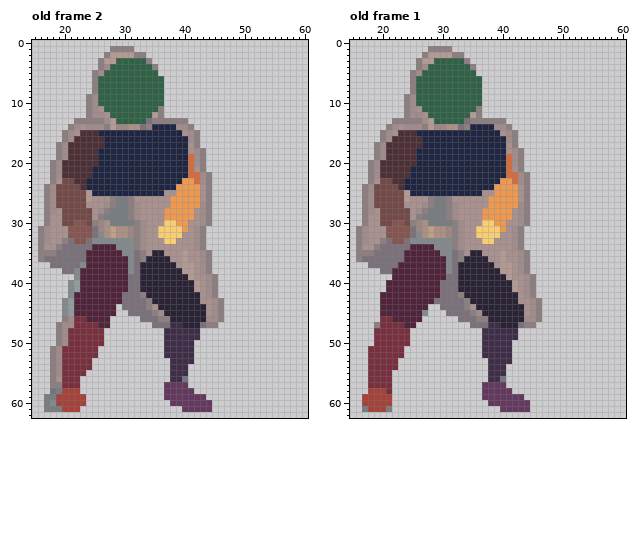
Pixel-art file, stored at Personal_Roberto/ASEPRITE/1. Liora/Liora_TakeItem.aseprite. The first picture shows the starting point.
64x64 pixels, 9 frames. Shown: old frame 2: x 15..60, y 0..62; old frame 1: x 15..60, y 0..62. The commit also changed other frames, which this record leaves out.
The result:
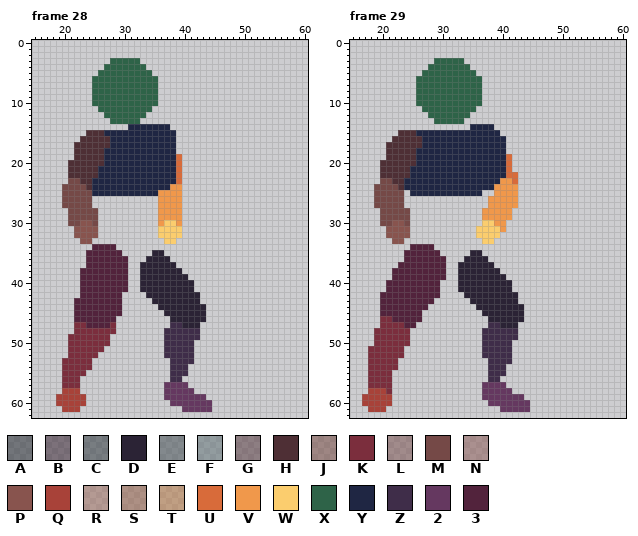
Palette (. is transparent): A #181e2580  B #2b162580  C #232d3380  D #2b2335  E #3a464a80  F #586b6f80  G #4e2f3580  H #4e2f35  J #6f403780  K #7b2e3d  L #75494780  M #754947  N #88544e80  P #88544e  Q #a84239  R #9b675780  S #8e543980  T #b4713780  U #d86b3a  V #f0984b  W #fbcd6e  X #2e6348  Y #1f2643  Z #3f2d49  2 #653860  3 #52233c
A new or re-ordered frame is compared with the old frame closest to it.
From old to new:
frames 9 -> 29
layer "Layer 1" now hidden
Changed rows in their new state; - is an unchanged pixel.
Frame 28 is new; against old frame 2:
first column x 16:
 1 ------------....---------------
 2 -----------.......-------------
 3 ----------..X----..------------
 4 ----------.X------..-----------
 5 ---------.X--------.-----------
 6 ---------X----------.----------
 7 ---------X----------.----------
 8 ---------X----------.----------
 9 --------.X----------.----------
10 --------.X----------.----------
11 --------..X--------..----------
12 --------...X------...----------
13 ------......X----........------
14 -----..........YYYY---....-----
15 ----....--H------------....----
16 ----...----H-----------....----
17 ---...-----H-----------....----
18 ---...----H------------.....---
19 ---...----H------------U....---
20 --...-----H------------U....---
21 --...----H-------------U....---
22 --...----H-------------U.....--
23 --...-M-H--------------U.....--
24 -...---MH-------------V-.....--
25 -...----M-----------VVV-.....--
26 -...----M...........VV--.....--
27 -...----M...........VV--.....--
28 -....----M..........V---.....--
29 -....----M..........V---.....--
30 -....-M-PM..........V---.....--
31 ......---P..........----....---
32 ......---P..........----....---
33 .......-P............--.....---
34 .........----...............---
35 ........------.....--........--
36 ........-------...----.......--
37 --......-------..------......--
38 ----...--------..-------.....--
39 ------.--------..--------.....-
40 -----..--------..---------....-
41 -----..--------..---------....-
42 -----..-------....---------...-
43 ----..--------.....--------....
44 ----..-------3......--------...
45 ----..-------3-......-------...
46 ----..33----3----.....------...
47 ---...--33--K------...-----...-
48 ---...-----KK------------------
49 ---..------K-------------------
50 ---..------K-------------------
51 --...-----K--------------------
52 --...--------------------------
53 --..---------------------------
54 --..---------------------------
55 --..---------------------------
56 --..--------------------.------
57 --..---------------------------
58 --..---------------------------
59 -..----------------------------
60 -..----------------------------
61 -...---------------------------
Frame 29 is new; against old frame 1:
first column x 16:
 1 ------------....---------------
 2 -----------.......-------------
 3 ----------...-----.------------
 4 ----------..-------.-----------
 5 ---------..--------------------
 6 ---------.---------------------
 7 ---------.---------------------
 8 ---------.---------------------
 9 --------..---------------------
10 --------..---------------------
11 --------...---------.----------
12 --------....-------..----------
13 ------.......-----.......------
14 -----..............----...-----
15 ----...-----------------...----
16 ----..-------------------..----
17 ---..--------------------..----
18 ---..--------------------...---
19 ---..---------------------..---
20 --..----------------------..---
21 --..----------------------..---
22 --..-----------------------..--
23 --..-----------------------..--
24 -..------------------------..--
25 -..-----.------------..----..--
26 -..-----..............-----..--
27 -..-----..............-----..--
28 -...-----............-----...--
29 -...-----............-----...--
30 -...-----............----....--
31 .....----...........-----...---
32 .....----...........----....---
33 ......--.............--.....---
34 .........----...............---
35 ........------.....--........--
36 ........-------...----.......--
37 --.....--------..------......--
38 ----..---------..-------.....--
39 ---------------..--------.....-
40 --------------...---------....-
41 --------------...---------....-
42 --------------....---------...-
43 -------------......--------....
44 --------------......--------...
45 -----------.---......-------...
46 -----------------.....------...
47 ---.---------------...-----...-
first column x 40:
56 .
first column x 17:
61 .---.
Changed places in both pictures, as pixel boxes (x1, y1, x2, y2):
changed: (38, 46, 224, 412)
erased: (356, 46, 542, 328)
erased: (500, 376, 506, 382)
erased: (362, 406, 368, 412)
erased: (386, 406, 392, 412)
